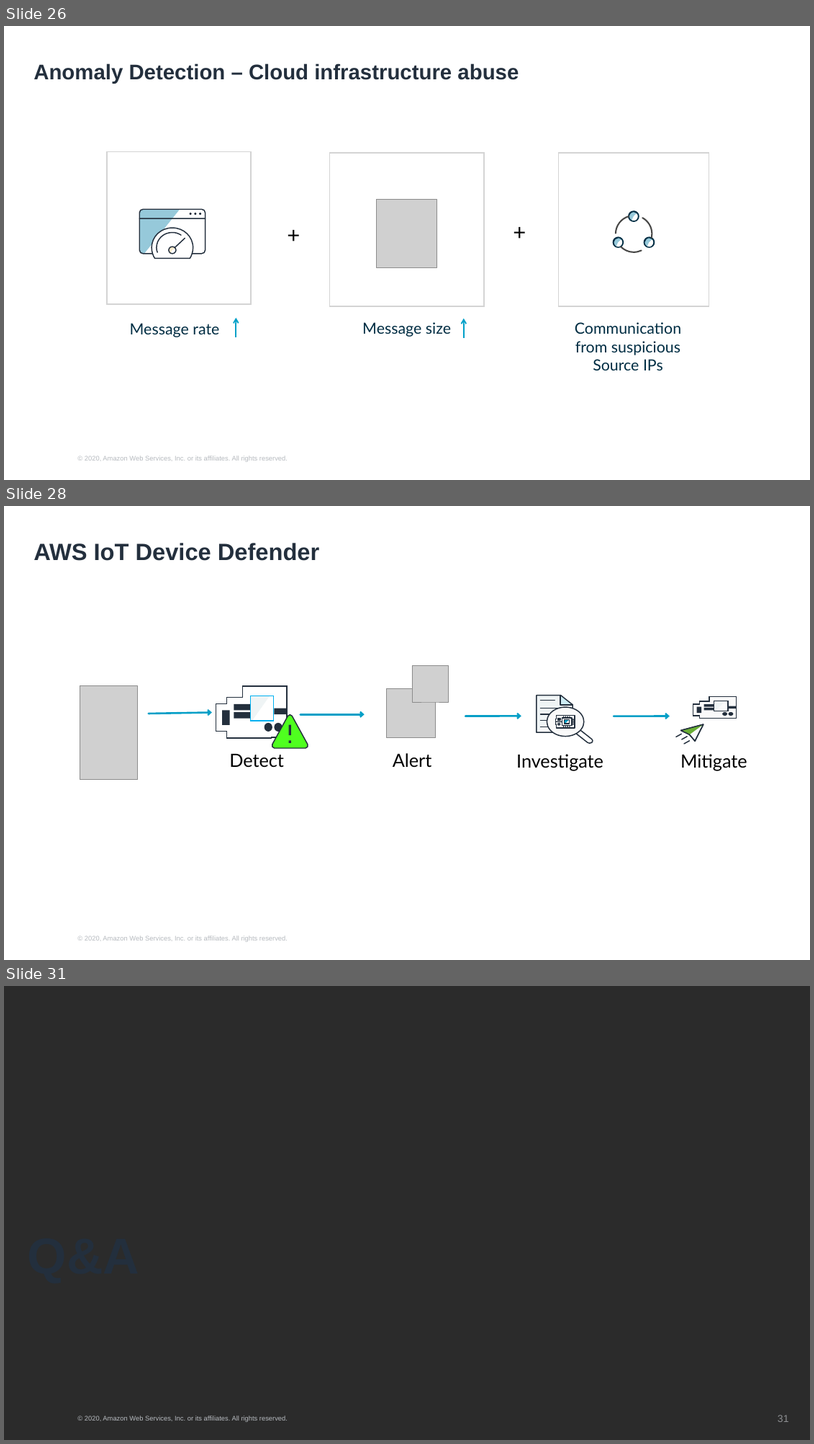
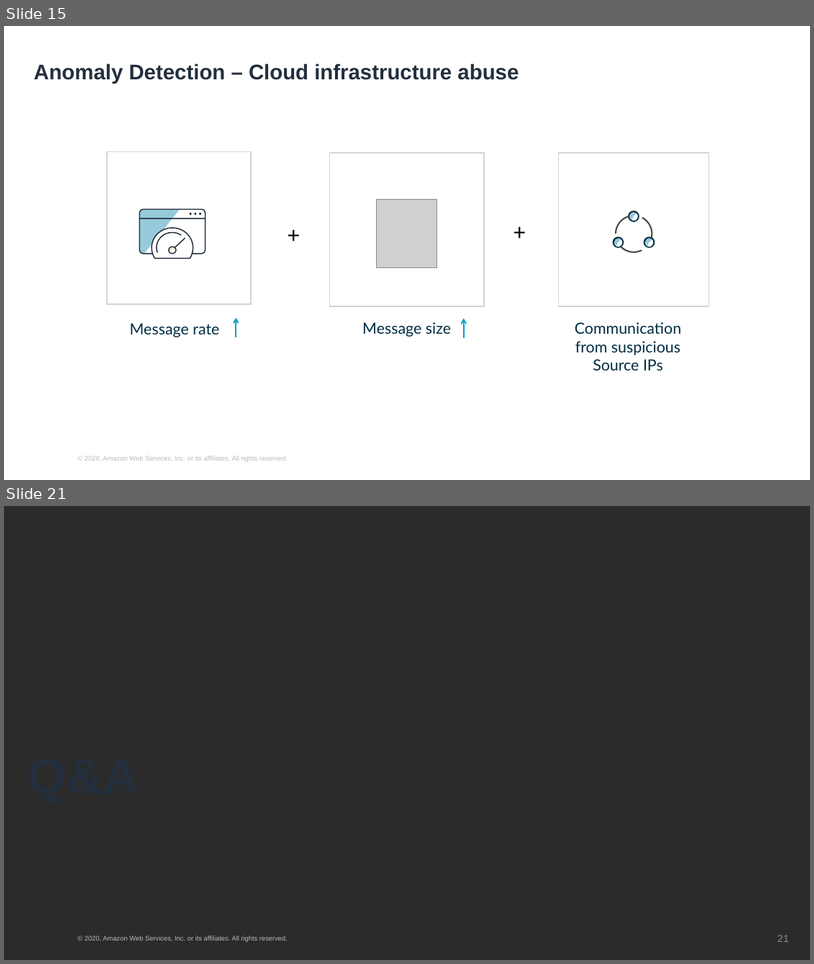
Before and after one commit to hongpham/Workshop-Protect-your-IoT-fleet, a slide deck: Protect your IoT fleet presentation.pptx. Shown one above the other, each under a label of ours: slides 26, 28 and 31 before the commit, slides 15 and 21 after it; the slides between them are not shown. The pictures are 814x1444 and 814x964 pixels, drawn with LibreOffice and Linux fonts; fonts in the diff are those of the drawing; grey boxes stand for pictures; background and template pictures are left out; a plain dark background stands for a picture behind light text. Boxes give left, top, right and bottom in pixels: in the first picture for what was removed or moved away, otherwise in the second. Text is boxed around its words. In the diff, an @@ line names an element or a change of style, - is before the commit and + after.

```diff
--- a/Protect your IoT fleet presentation.pptx
+++ b/Protect your IoT fleet presentation.pptx
@@ slide 28 removed at (4,506,810,960), background #FFFFFF; not listed: 1 template element that a slide beside it also shows @@
@@ title removed at (34,543,319,561) @@
-AWS IoT Device Defender
@@ picture removed at (412,666,449,702) @@
@@ picture removed at (80,686,138,779) @@
@@ picture removed at (387,689,436,738) @@
@@ arrow removed from (149, 713) to (212, 713) @@
@@ arrow removed from (301, 714) to (365, 714) @@
@@ arrow removed from (466, 716) to (522, 716) @@
@@ arrow removed from (614, 716) to (670, 716) @@
@@ group removed at (216,686,309,748): 7 rectangles, 3 freeform shapes, 2 ellipses @@
@@ group removed at (536,695,593,743): 18 lines, 6 freeform shapes, 4 rectangles, 2 ellipses @@
@@ group removed at (676,697,736,744): 6 freeform shapes, 5 rectangles, 3 lines, 2 ellipses @@
@@ text removed at (229,754,284,767) @@
-Detect
@@ text removed at (393,753,432,767) @@
-Alert
@@ text removed at (517,754,604,771) @@
-Investigate
@@ text removed at (681,754,748,771) @@
-Mitigate
@@ what was slide 26 is now slide 15 @@
@@ what was slide 31 is now slide 21 @@
@@ page number at (778,934,790,942): text changed @@
-31
+21
```
Also in this commit, not shown: 6 slides changed, 9 other slides removed, 1 other file.
